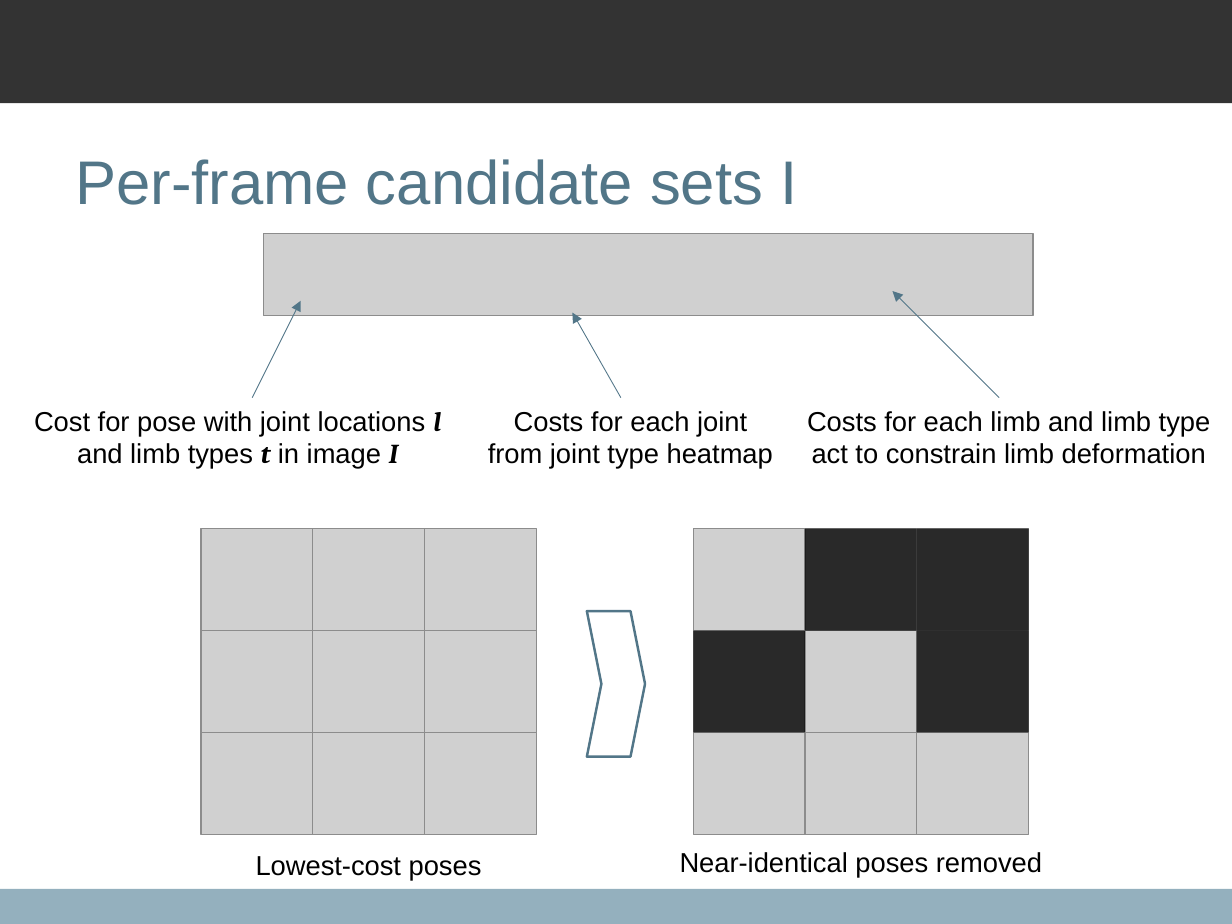
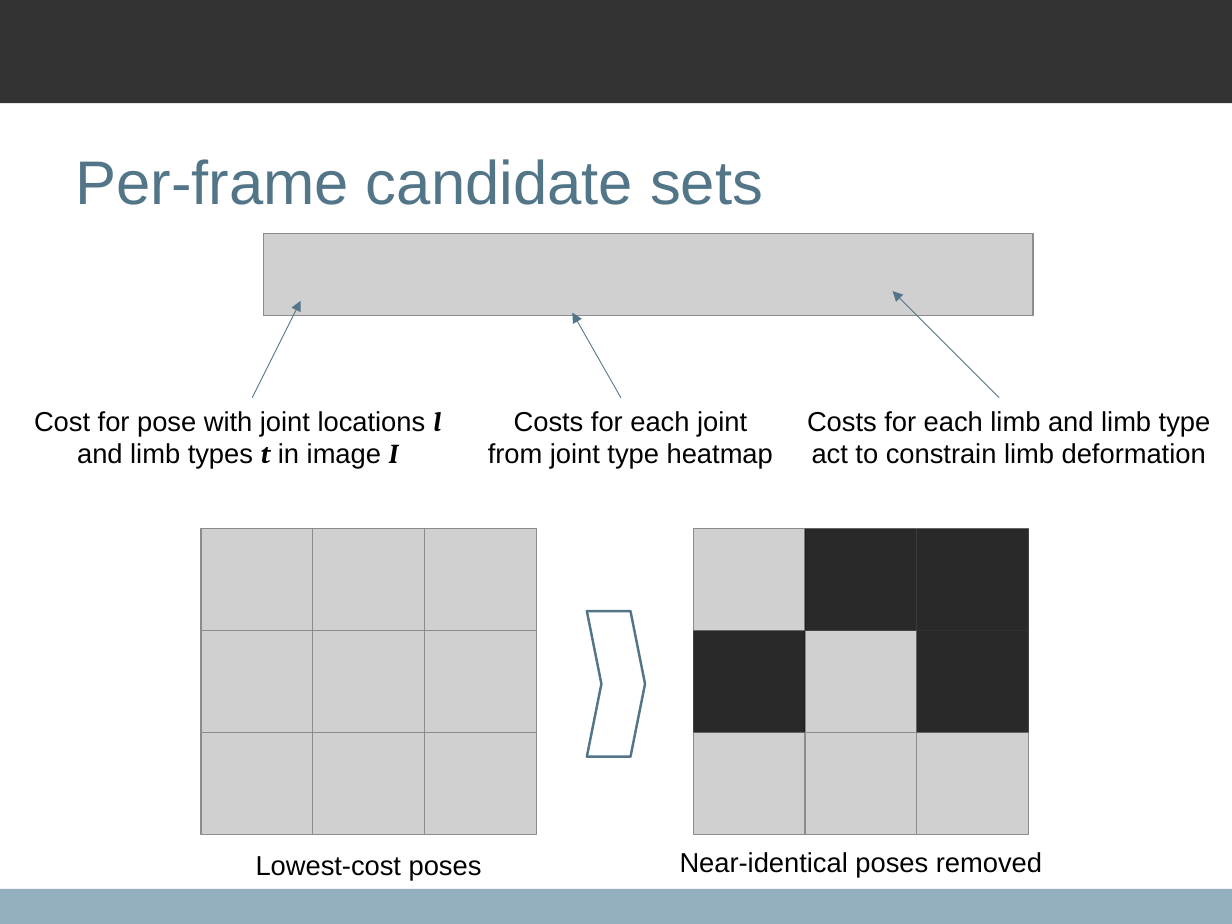
Before and after one commit to qxcv/comp2560, a slide deck: slide 7 of presentation/presentation.odp (slide 10 before the commit). Drawn at 1232x924 pixels with LibreOffice and Linux fonts; fonts in the diff are those of the drawing; grey boxes stand for pictures; background and template pictures are left out. Boxes give left, top, right and bottom in pixels: in the first picture for what was removed or moved away, otherwise in the second. Text is boxed around its words. In the diff, an @@ line names an element or a change of style, - is before the commit and + after.

```diff
--- a/presentation/presentation.odp
+++ b/presentation/presentation.odp
@@ title at (75, 159, 763, 205): text changed @@
-Per-frame candidate sets I
+Per-frame candidate sets
```
Also in this commit, not shown: 3 other slides changed, 2 slides removed.
